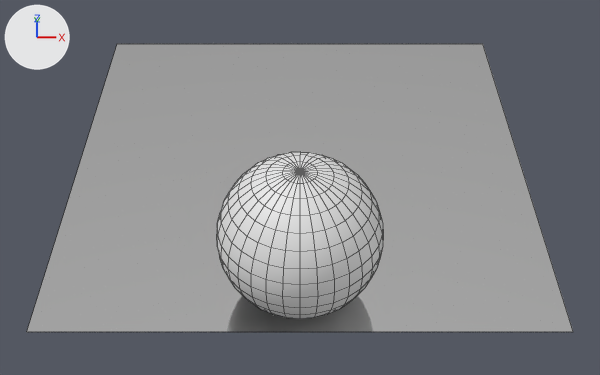
What one commit did to the Blender file grating-demo/beugungsgitter_demo.blend.
One viewpoint serves both versions: a camera (50 mm lens) standing at (0.0, -2.95, 2.4) and looking at (0.0, -0.26, 0.06). Arrows for +X, +Y and +Z are at upper left; the lights stay in place. The older version comes first. Mesh edges are drawn as thin lines.

The first picture shows 'Grating', 'Sphere'.
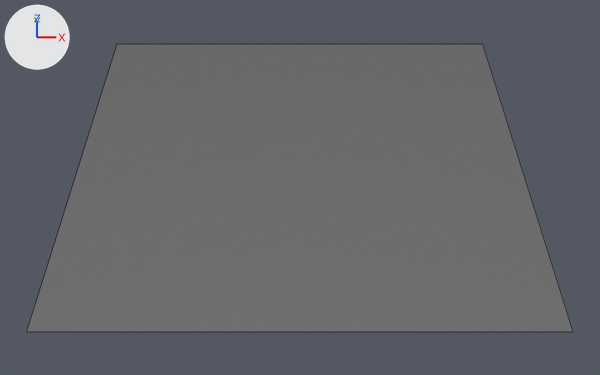
The newer file is also rescaled (x3.0) as a whole; pictures and numbers use the older file's frame.

Changed parts and their boxes (x1, y1, x2, y2) in the pictures (600 x 375 px):
'Grating', recoloured (darker): (27, 44, 573, 332) in both
'Sphere', deleted: before (217, 152, 383, 319)

What changed in the scene script:
```text
Add mat_diffractiongrating_osl_v2:
    mat_diffractiongrating_osl_v2 = bpy.data.materials.new('DiffractionGrating_OSL_v2')
    mat_diffractiongrating_osl_v2.use_nodes = True; mat_diffractiongrating_osl_v2.node_tree.nodes.clear()
    _N = mat_diffractiongrating_osl_v2.node_tree.nodes; _L = mat_diffractiongrating_osl_v2.node_tree.links
    n0 = _N.new('ShaderNodeOutputMaterial'); n0.name = 'Material Output'
    n1 = _N.new('ShaderNodeBsdfAnisotropic'); n1.name = 'Glossy BSDF'
    n1.inputs[0].default_value = (0.35, 0.35, 0.35, 1.0)  # 'Color', grey #a0a0a0
    n1.inputs[1].default_value = 0.03  # 'Roughness'
    n2 = _N.new('ShaderNodeAddShader'); n2.name = 'Add Shader'
    _L.new(n1.outputs[0], n2.inputs[1])  # 'BSDF' to 'Shader'
    _L.new(n2.outputs[0], n0.inputs[0])  # 'Shader' to 'Surface'
Change me_plane:
    where me_plane.from_pydata(...)  # 4 vertices, 1 face; spans x -1.0..1.0, y -1.0..1.0, z 0.0
    remove me_plane.materials.append(mat_diffractiongrating_osl)
    add me_plane.materials.append(mat_diffractiongrating_osl_v2)
Remove ob_sphere:
    ob_sphere = bpy.data.objects.new('Sphere', me_sphere)
    ob_sphere.location = (0.0, -0.8, 0.3)
```
